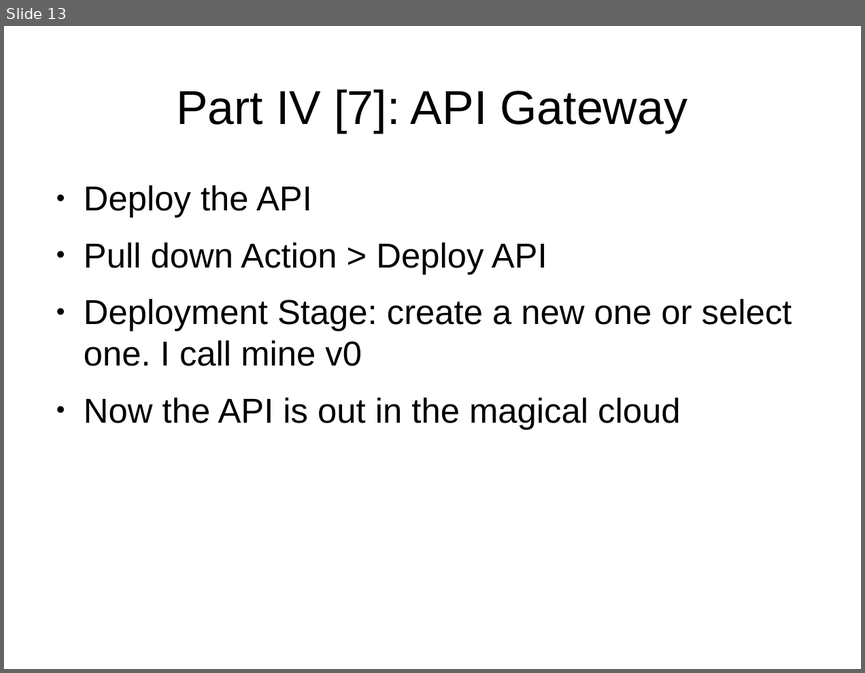
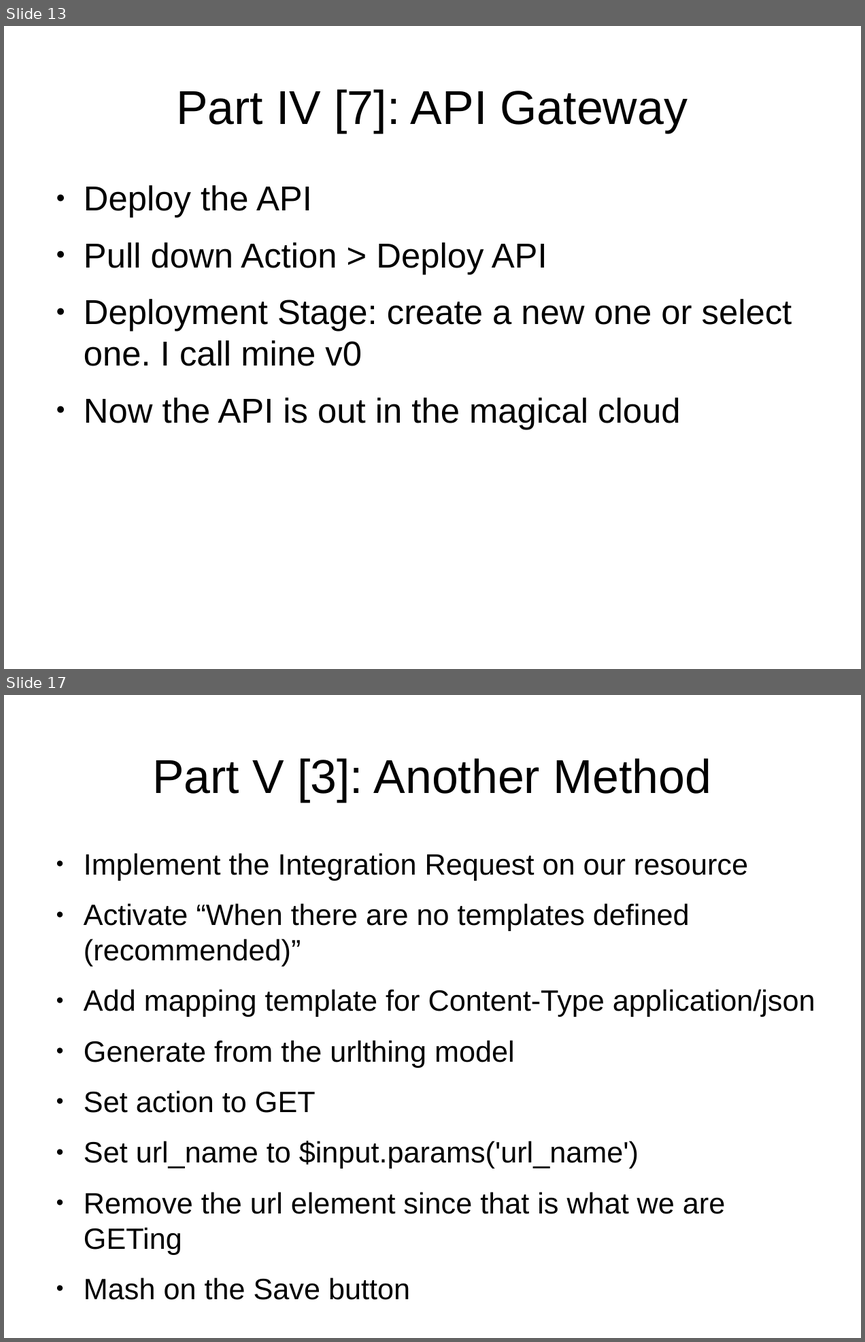
Before and after one commit to cmrsol/demo, a slide deck: api-gateway-how-to/API-GW_How-To.odp. Shown one above the other, each under a label of ours: slide 13 before the commit, slides 13 and 17 after it; the slides between them are not shown. The pictures are 865x673 and 865x1342 pixels, drawn with LibreOffice and Linux fonts; fonts in the diff are those of the drawing. Boxes give left, top, right and bottom in pixels: in the first picture for what was removed or moved away, otherwise in the second. Text is boxed around its words. In the diff, an @@ line names an element or a change of style, - is before the commit and + after.

```diff
--- a/api-gateway-how-to/API-GW_How-To.odp
+++ b/api-gateway-how-to/API-GW_How-To.odp
@@ slide 17 added at <box>4,695,861,1338</box>, background #FFFFFF @@
@@ title added at <box>152,758,711,802</box>, 44 pt, text #000000 @@
+Part V [3]: Another Method
@@ text added at <box>84,853,815,1300</box>, 27.2 pt, text #000000 @@
+● Implement the Integration Request on our resource
+● Activate “When there are no templates defined (recommended)”
+● Add mapping template for Content-Type application/json
+● Generate from the urlthing model
+● Set action to GET
+● Set url_name to $input.params('url_name')
+● Remove the url element since that is what we are GETing
+● Mash on the Save button
```
Also in this commit, not shown: 1 slide changed, 6 other slides added, 1 other file.
